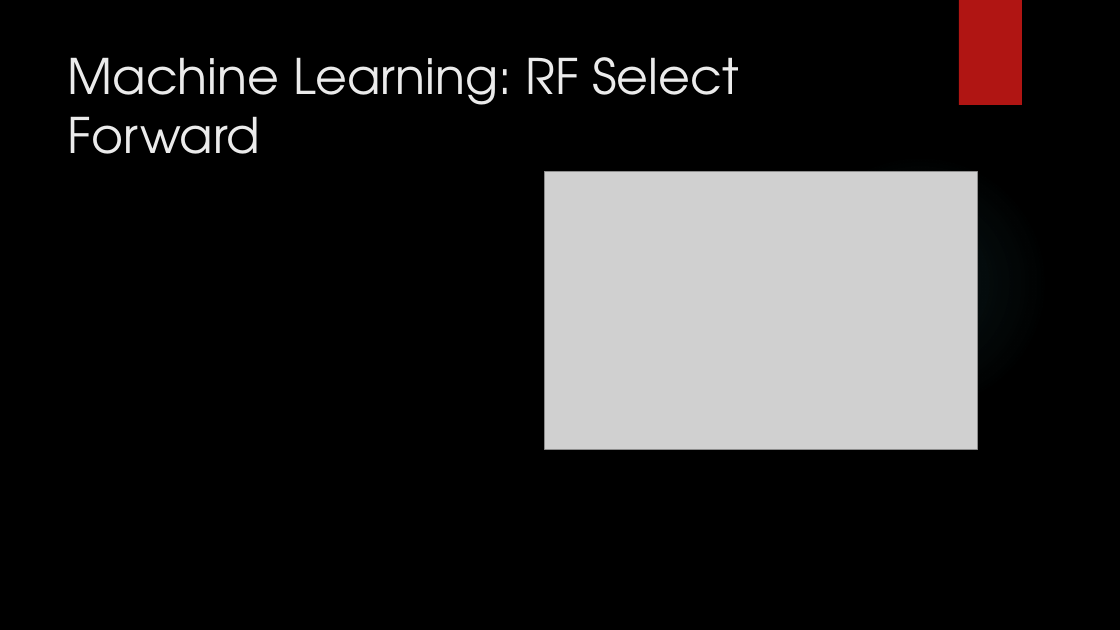
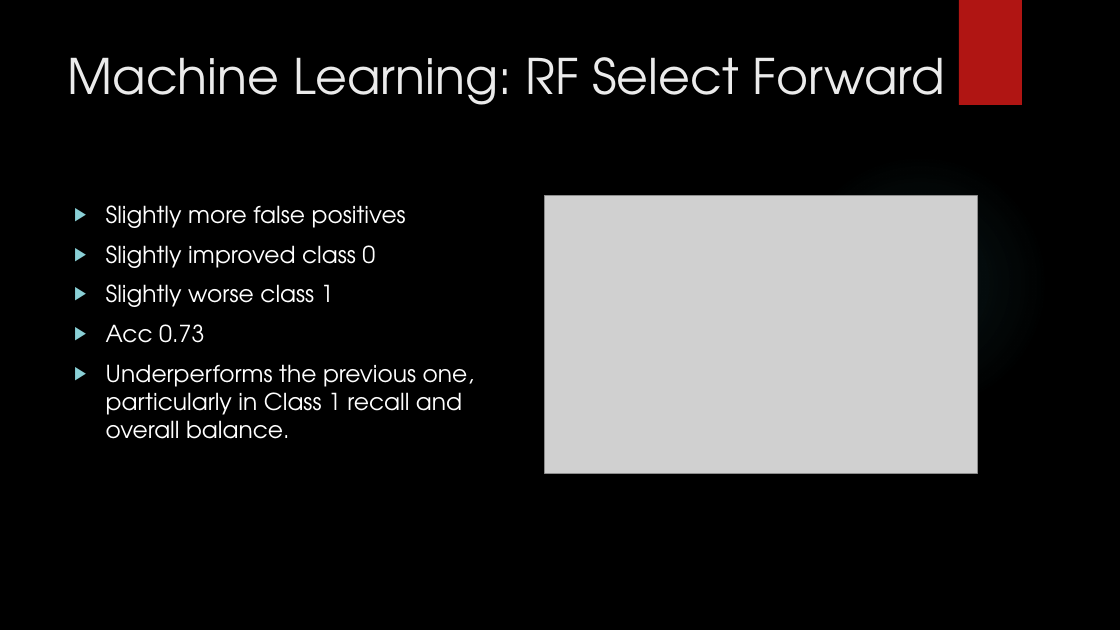
Before and after one commit to Vorlon41/Master-of-Data-Science-CU-Boulder-Colorado, a slide deck: slide 13 of Machine Learning/DTSA 5509 Introduction to Machine Learning Supervised Learning/Final/DTSA 5509 Supervised Learning Project.pptx. Drawn at 1120x630 pixels with LibreOffice and Linux fonts; fonts in the diff are those of the drawing; grey boxes stand for pictures; background and template pictures are left out. Boxes give left, top, right and bottom in pixels: in the first picture for what was removed or moved away, otherwise in the second. Text is boxed around its words. In the diff, an @@ line names an element or a change of style, - is before the commit and + after.

```diff
--- a/Machine Learning/DTSA 5509 Introduction to Machine Learning Supervised Learning/Final/DTSA 5509 Supervised Learning Project.pptx
+++ b/Machine Learning/DTSA 5509 Introduction to Machine Learning Supervised Learning/Final/DTSA 5509 Supervised Learning Project.pptx
@@ title "Machine Learning: RF Select Forward" rewrapped from (x1=68, y1=57, x2=739, y2=154) to (x1=68, y1=57, x2=944, y2=105) @@
@@ text added at (x1=106, y1=205, x2=474, y2=439), 20 pt, text #FFFFFF @@
+▶ Slightly more false positives
+▶ Slightly improved class 0
+▶ Slightly worse class 1
+▶ Acc 0.73
+▶ Underperforms the previous one, particularly in Class 1 recall and overall balance.
@@ picture moved from (x1=544, y1=172, x2=977, y2=450) to (x1=544, y1=196, x2=977, y2=473) @@
```
Also in this commit, not shown: 10 other slides changed, 1 slide added, 1 slide removed.
